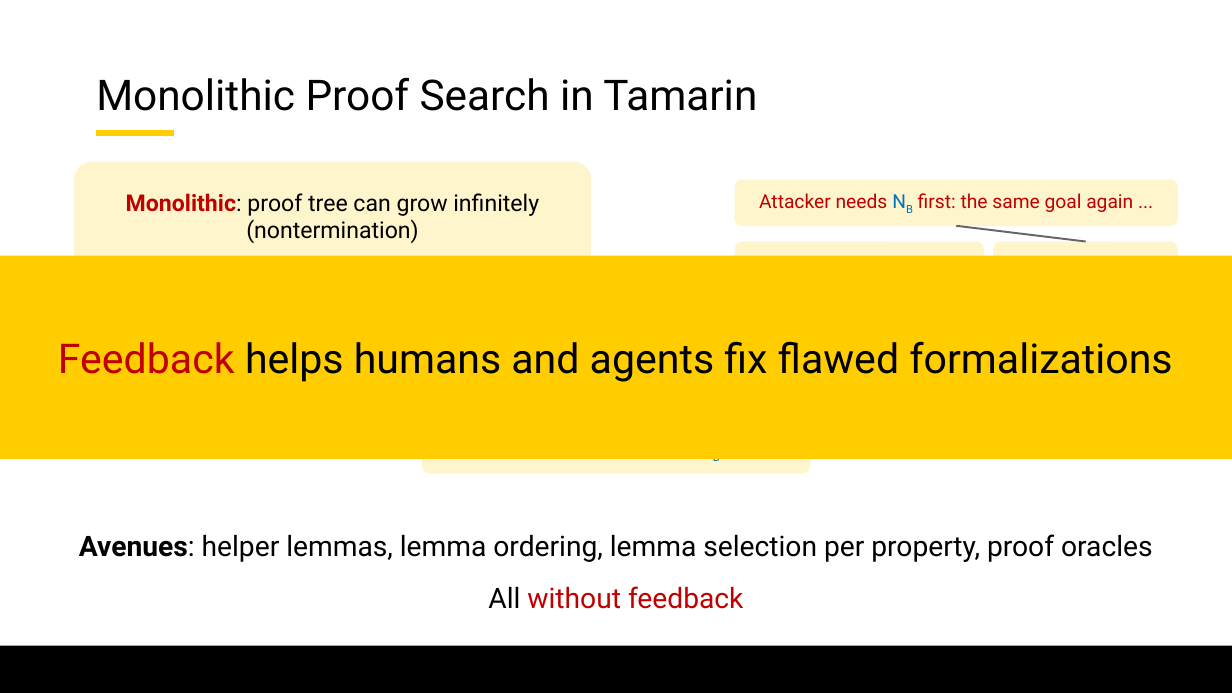
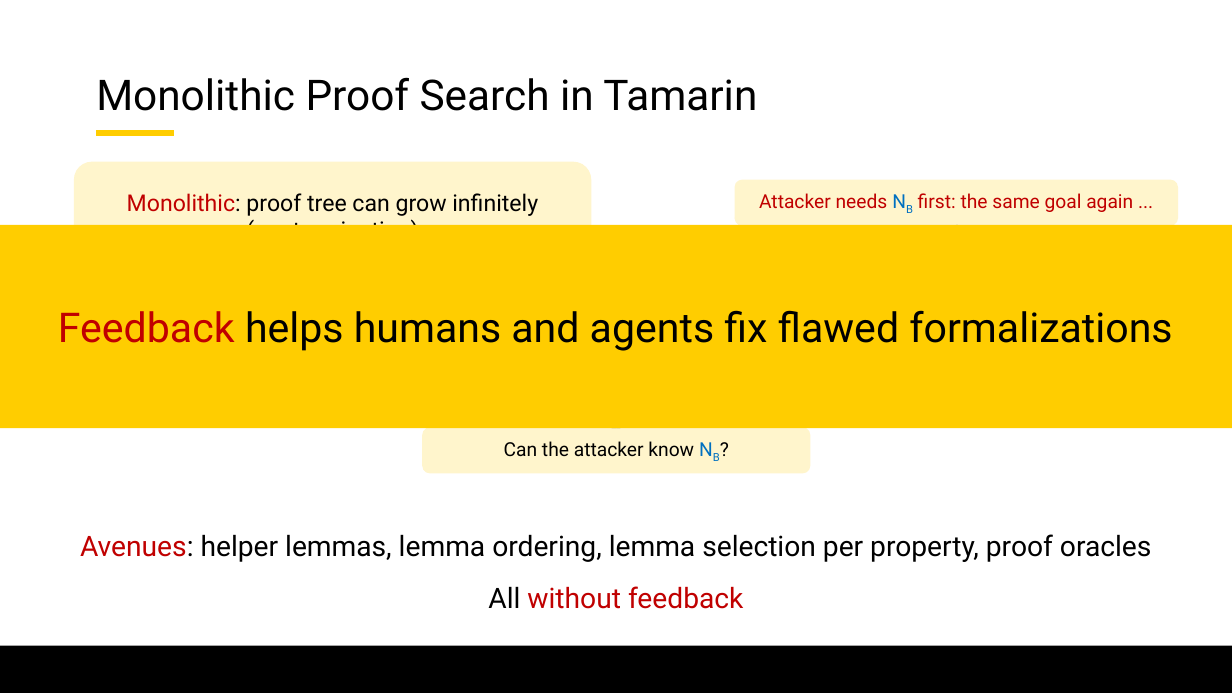
Before and after one commit to lorchrob/graduate_research_symposium, a slide deck: slide 12 of symposium_slides.pptx. Drawn at 1232x693 pixels with LibreOffice and Linux fonts; fonts in the diff are those of the drawing; background and template pictures are left out. Boxes give left, top, right and bottom in pixels: in the first picture for what was removed or moved away, otherwise in the second. Text is boxed around its words. In the diff, an @@ line names an element or a change of style, - is before the commit and + after.

```diff
--- a/symposium_slides.pptx
+++ b/symposium_slides.pptx
@@ rounded rectangle "Monolithic: proof tree can grow ..." at <box>74,162,592,270</box>: bold off in "Monolithic:" @@
@@ rectangle "Feedback helps humans and agents ...": place and size @@
-rectangle "Feedback helps humans and agents ..." at <box>0,256,1232,459</box>
+rectangle "Feedback helps humans and agents ..." at <box>0,225,1232,428</box>
@@ rounded rectangle removed at <box>735,241,984,287</box> @@
-B sent it, so X = B closed
@@ rounded rectangle removed at <box>994,241,1178,287</box> @@
-Attacker built it
@@ line added from (616, 427) to (296, 411), #62666A 1.5 pt @@
@@ line added from (616, 427) to (897, 411), #62666A 1.5 pt @@
@@ text "Avenues: helper lemmas, lemma ordering, ..." at <box>80,534,1152,562</box>: text colour #000000 to #C00000, bold off in "Avenues:" @@
```
Also in this commit, not shown: 19 other slides changed, 10 slides added, 12 slides removed.
